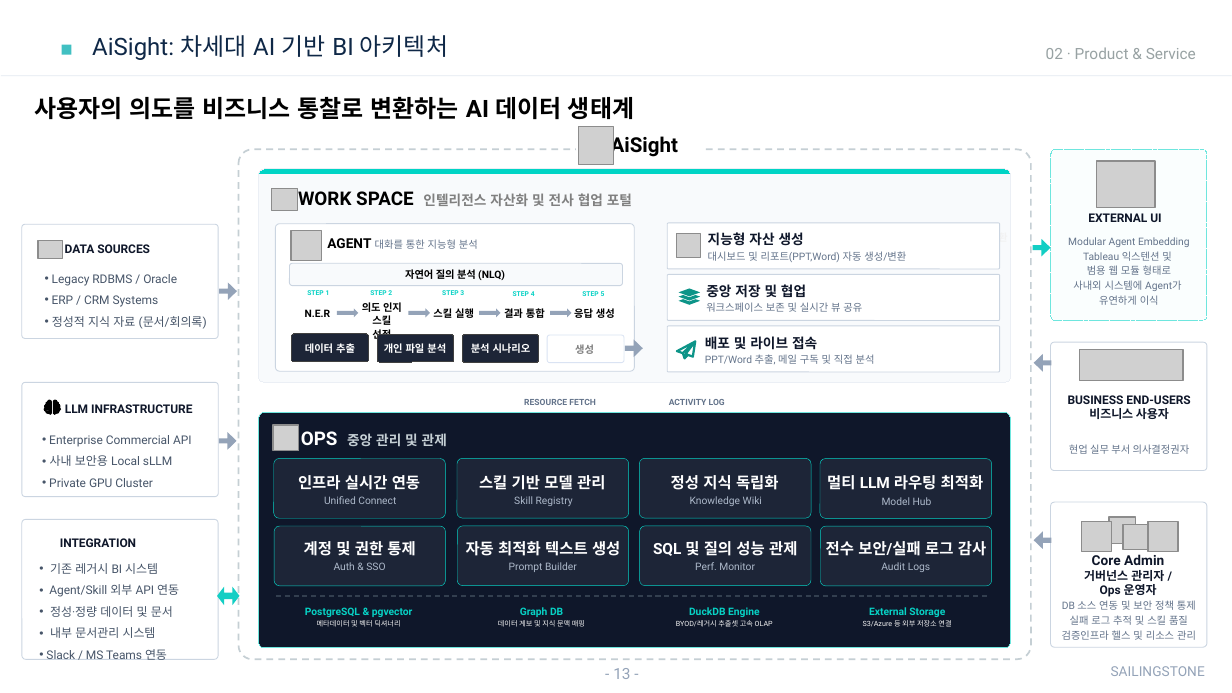
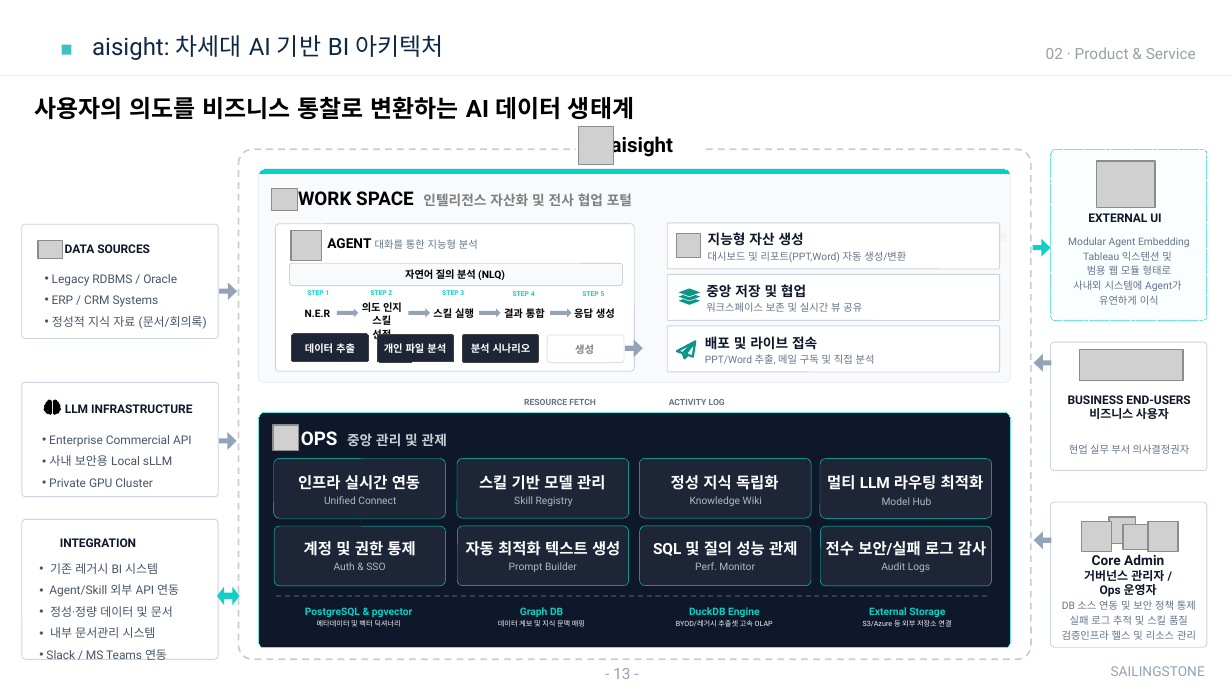
Before and after one commit to sellect-team/doc, a slide deck: slide 13 of docs/company/_source/company-intro-2026.pptx. Drawn at 1232x693 pixels with LibreOffice and Linux fonts; fonts in the diff are those of the drawing; grey boxes stand for pictures; background and template pictures are left out. Boxes give left, top, right and bottom in pixels: in the first picture for what was removed or moved away, otherwise in the second. Text is boxed around its words. In the diff, an @@ line names an element or a change of style, - is before the commit and + after.

```diff
--- a/docs/company/_source/company-intro-2026.pptx
+++ b/docs/company/_source/company-intro-2026.pptx
@@ title at <box>92,35,443,60</box>: text changed @@
-AiSight: 차세대 AI 기반 BI 아키텍처
+aisight: 차세대 AI 기반 BI 아키텍처
@@ text at <box>611,133,674,158</box>: text changed @@
-AiSight
+aisight
```
Also in this commit, not shown: 5 other slides changed, 2 slides added, 21 other files.
